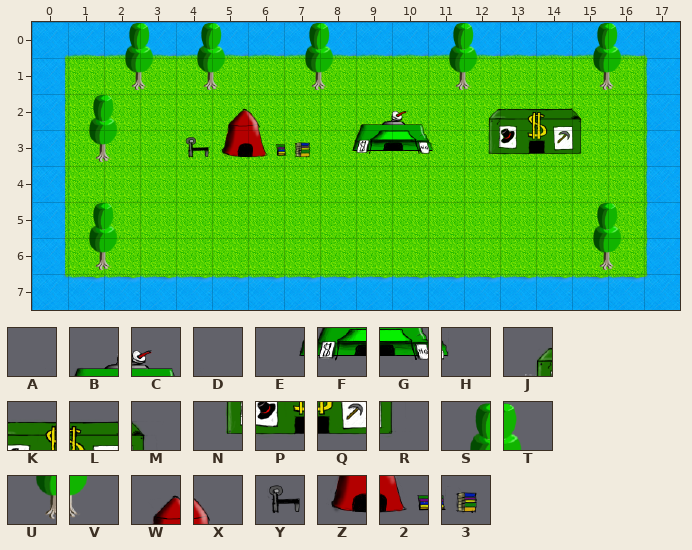
Two versions of a level (Tiled map, FoliageFeud/src/Maps/baseCamp.tmx). This is how it looked before the edit.
Cells are 64x64 px. Shown: x 0..17, y 0..7.
Key: from "mainbasev2": A 0, B 1, C 2, D 3, E 4, F 5, G 6, H 7; from "shop": J 0, K 1, L 2, M 3, N 4, P 5, Q 6, R 7; from "tilesheet": S 6, T 7, U 10, V 11; from "training": W 1, X 2, Y 4, Z 5, 2 6, 3 7.
_ is an empty cell.
Layers that did not change in this view are not listed.
Layer "Tile Layer 2" before, first column x 0:
0 __STST_ST__ST__ST_
1 __UVUV_UV__UV__UV_
2 _ST__WX_ABCDJKLM__
3 _UV_YZ23EFGHNPQR__
4 __________________
5 _ST____________ST_
6 _UV____________UV_
7 __________________
The same view after the edit:
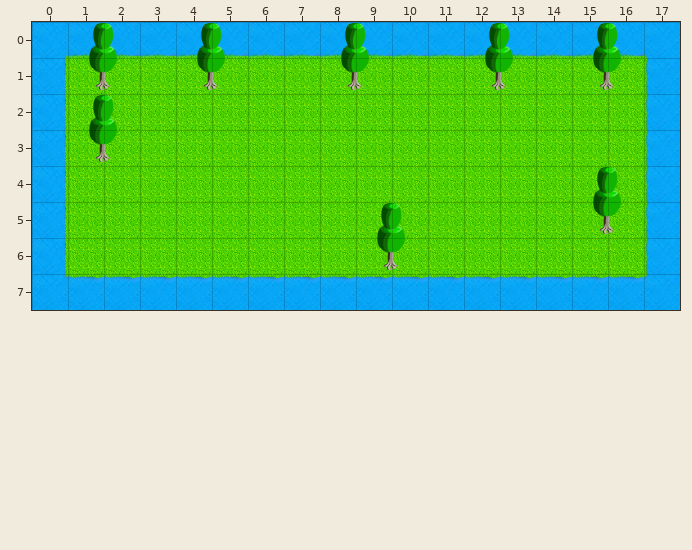
The exact change:
Changed rows in their new state; . is an unchanged cell.
Layer "Tile Layer 2":
first column x 1:
0 ST_..._ST._ST...
1 UV_..._UV._UV...
2 ....__..__.____.
3 ...____________.
4 ..............ST
5 __......ST....UV
6 __......UV....__
Boxes around the changes in both pictures, in picture pixels (x1, y1, x2, y2):
changed: (89, 23, 153, 91)
changed: (185, 23, 621, 271)
removed: (89, 203, 117, 271)
